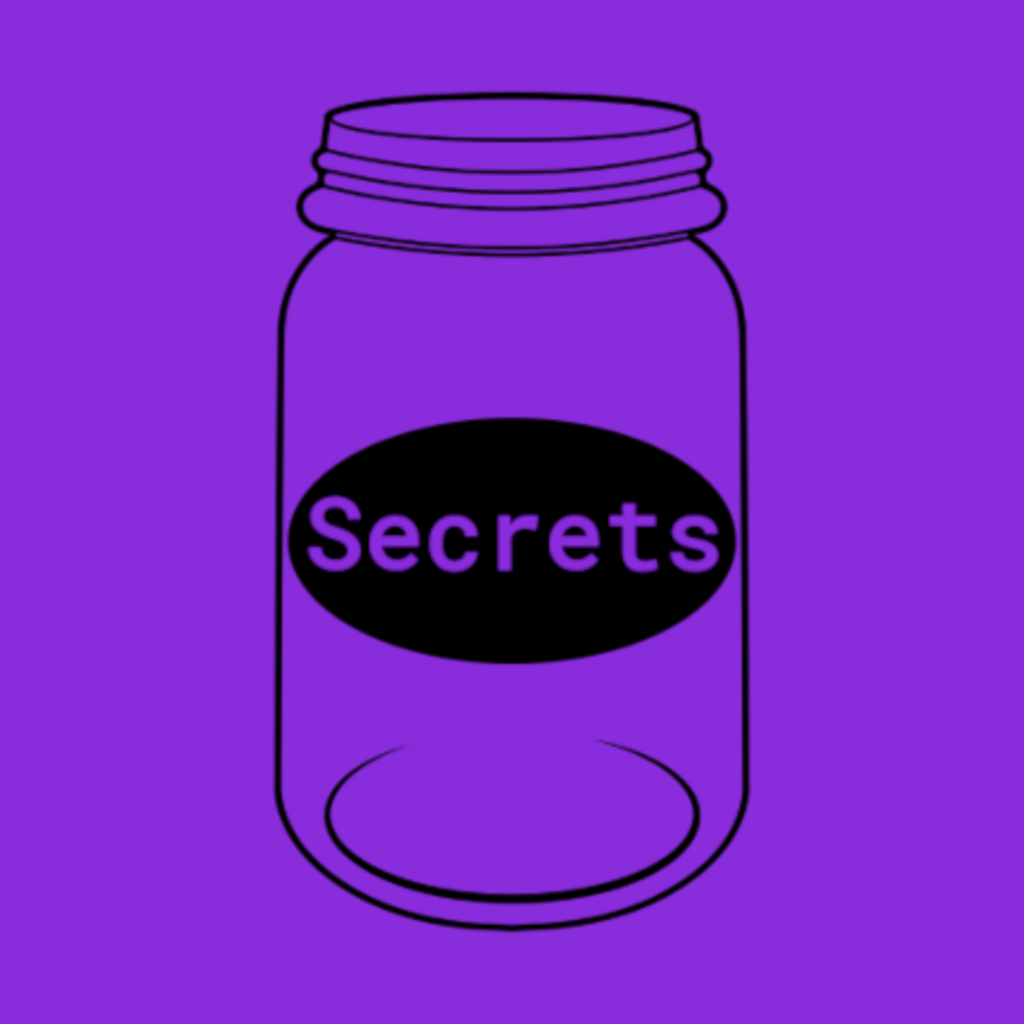
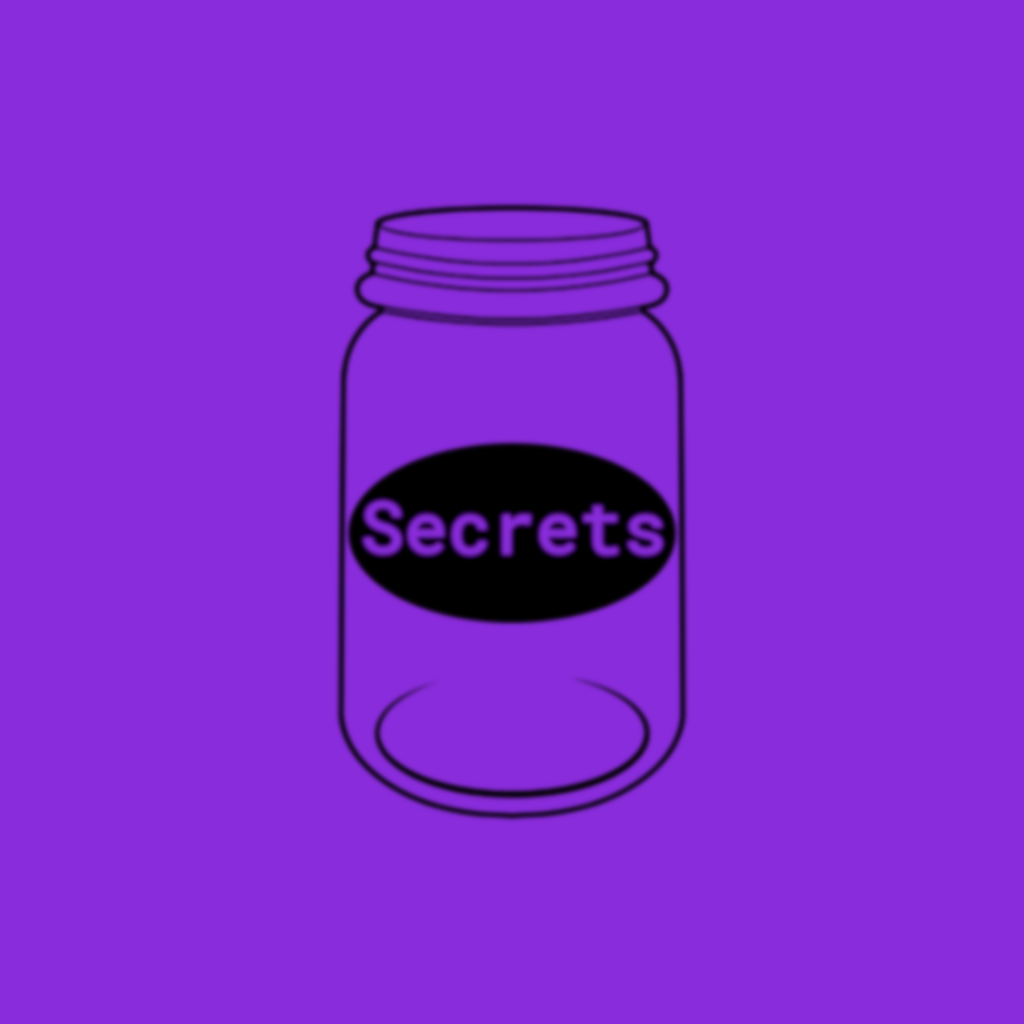
Layered file, before and after one edit (1024 × 1024). Changes by layer:
painted on "foreground" over [271, 89, 753, 935]
